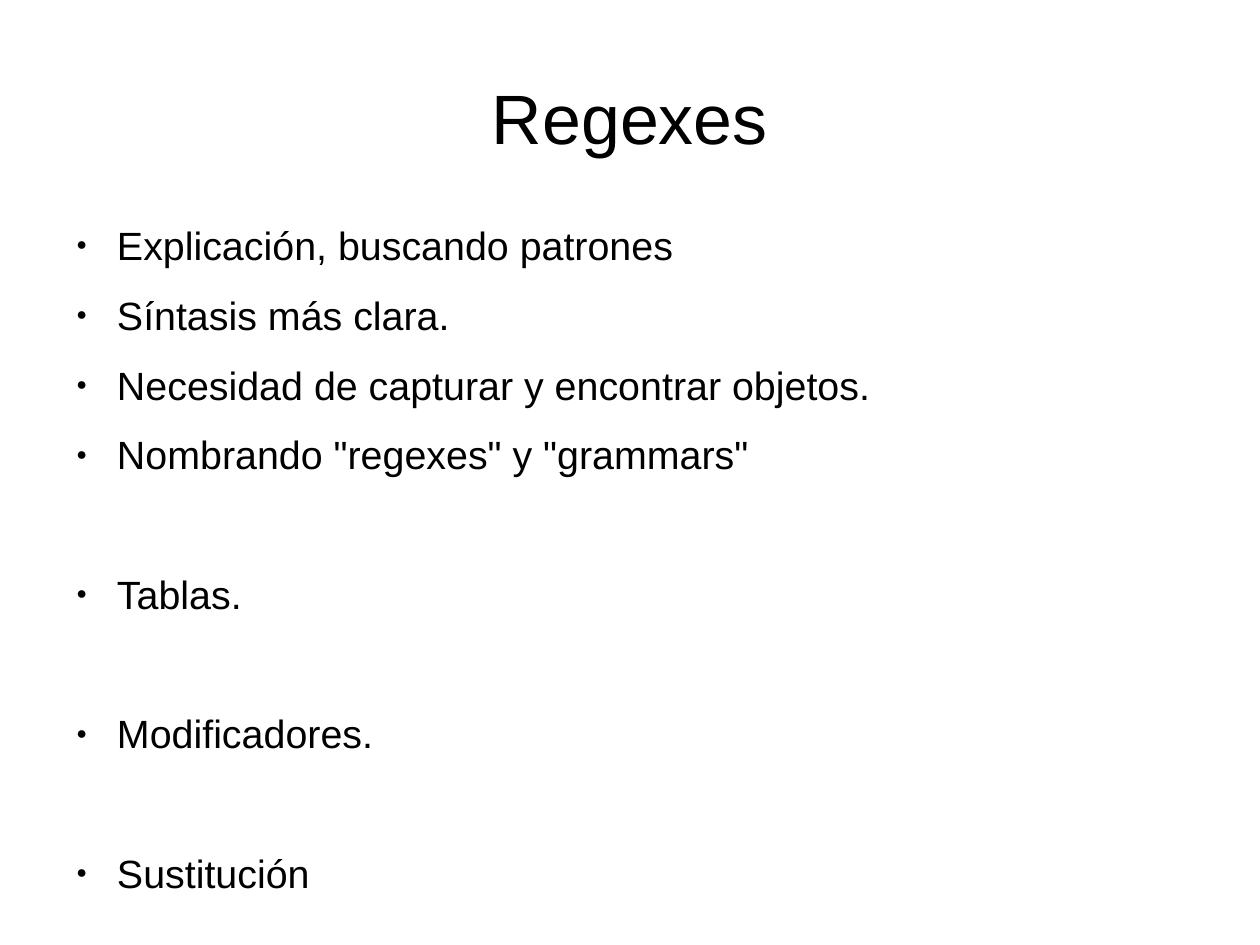
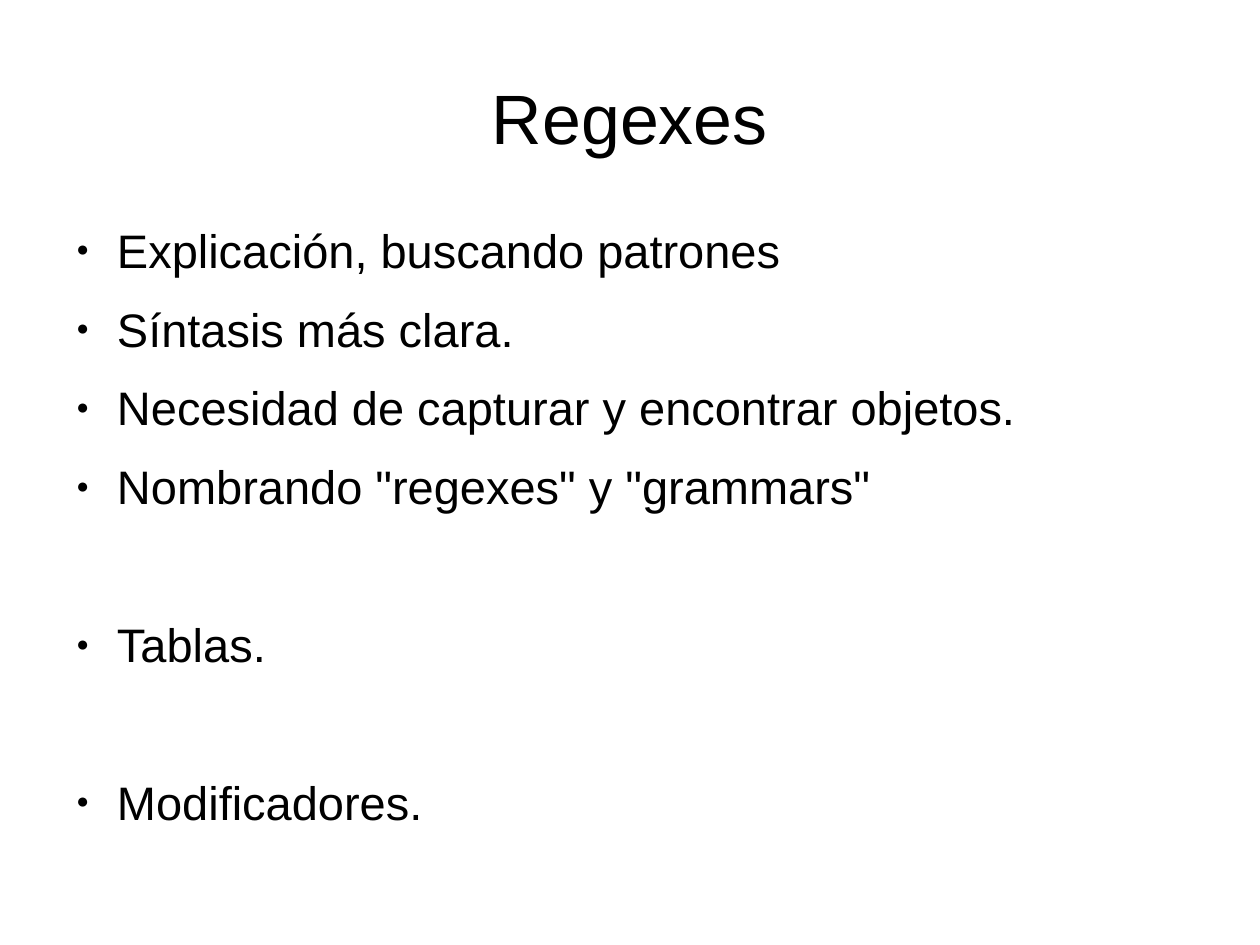
Before and after one commit to renatolrr/Regexes-and-Rules, a slide deck: slide 10 of impress/odp/Regexes-and-Rules.odp (slide 7 before the commit). Drawn at 1260x945 pixels with LibreOffice and Linux fonts; fonts in the diff are those of the drawing. Boxes give left, top, right and bottom in pixels: in the first picture for what was removed or moved away, otherwise in the second. Text is boxed around its words. In the diff, an @@ line names an element or a change of style, - is before the commit and + after.

```diff
--- a/impress/odp/Regexes-and-Rules.odp
+++ b/impress/odp/Regexes-and-Rules.odp
@@ text at box(117, 233, 1015, 663): paragraph removed @@
-● Sustitución
@@ text "Explicación, buscando patrones" at box(117, 233, 1015, 663): size 24.8 to 29.6 pt @@
```
Also in this commit, not shown: 5 other slides changed, 8 slides added, 1 slide removed, 2 other files.
